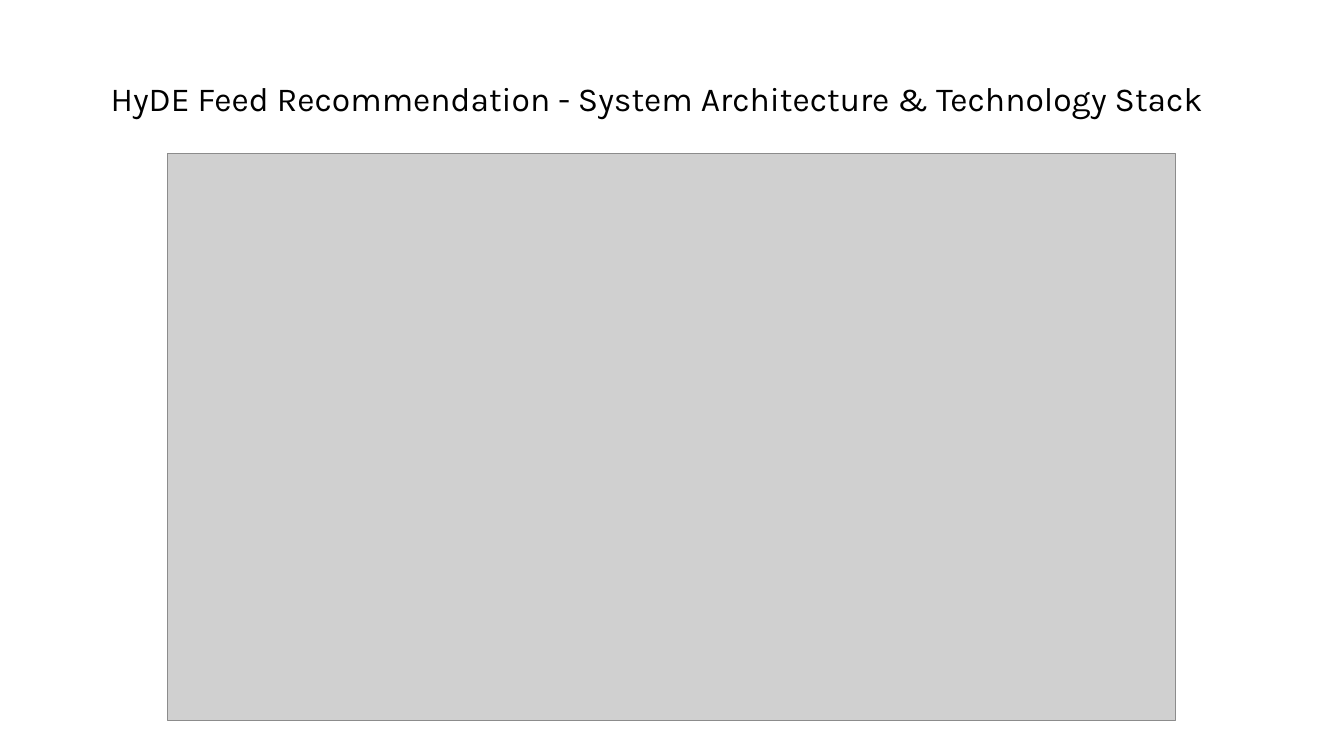
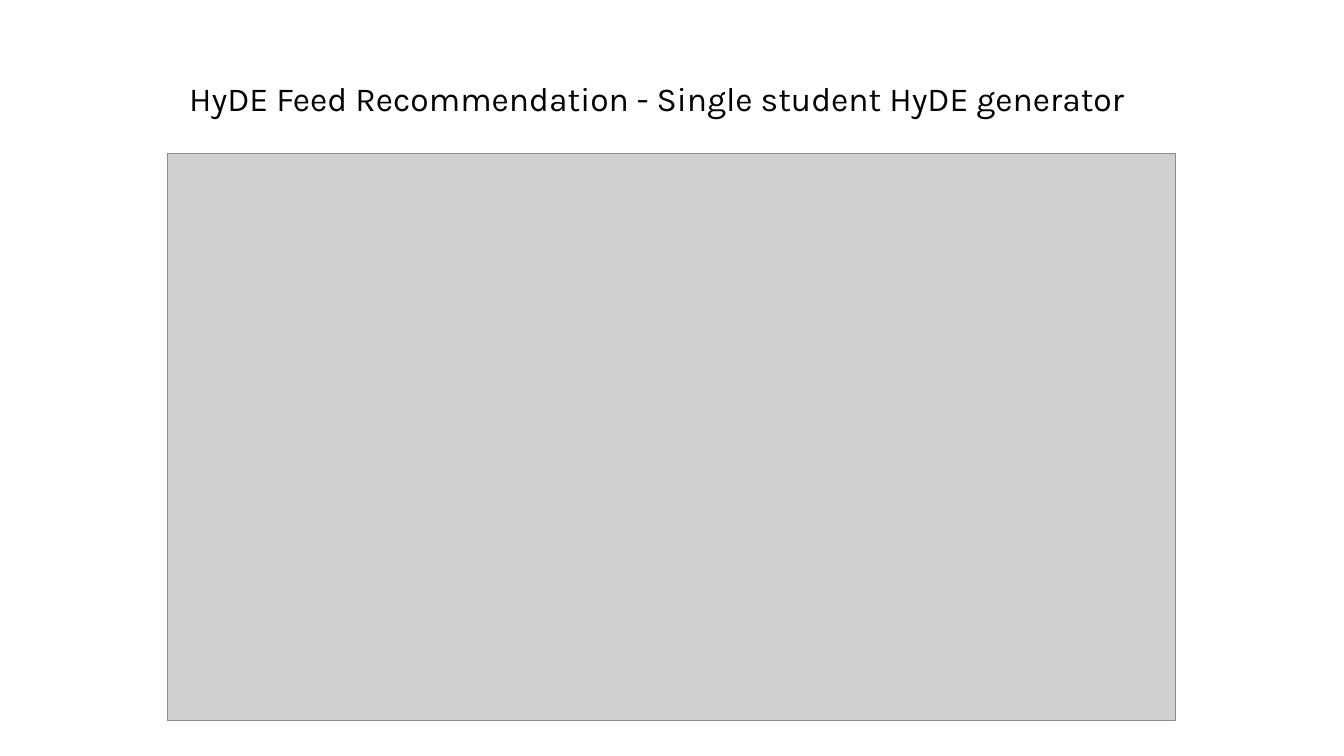
Before and after one commit to TunKedsaro/Hyde, a slide deck: slide 27 of logs/Ghostdeck.pptx (slide 25 before the commit). Drawn at 1344x756 pixels with LibreOffice and Linux fonts; fonts in the diff are those of the drawing; grey boxes stand for pictures. Boxes give left, top, right and bottom in pixels: in the first picture for what was removed or moved away, otherwise in the second. Text is boxed around its words. In the diff, an @@ line names an element or a change of style, - is before the commit and + after.

```diff
--- a/logs/Ghostdeck.pptx
+++ b/logs/Ghostdeck.pptx
@@ text at <box>189,88,1123,120</box>: text changed @@
-HyDE Feed Recommendation - System Architecture & Technology Stack
+HyDE Feed Recommendation - Single student HyDE generator
```
Also in this commit, not shown: 4 other slides changed, 2 slides added, 3 other files.
